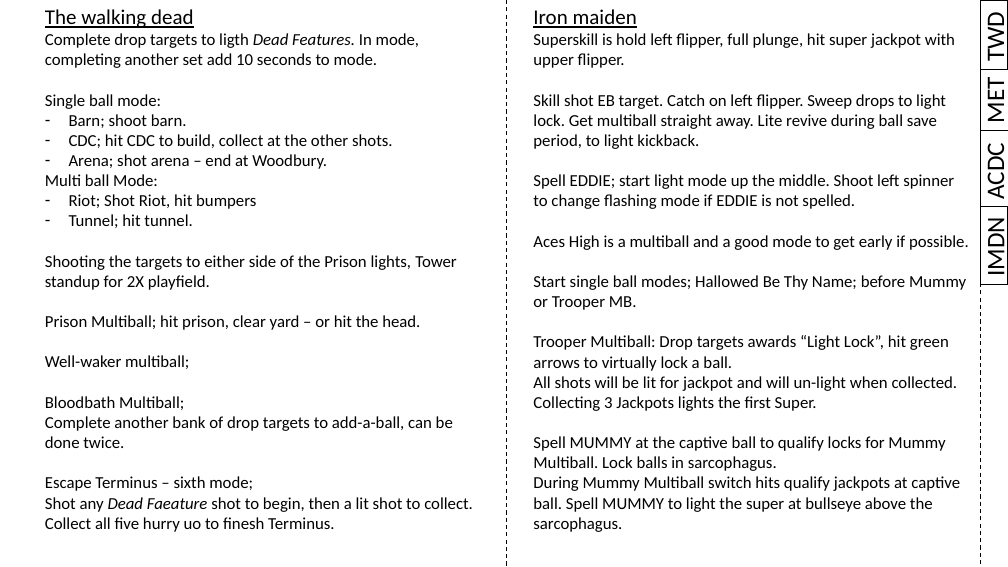
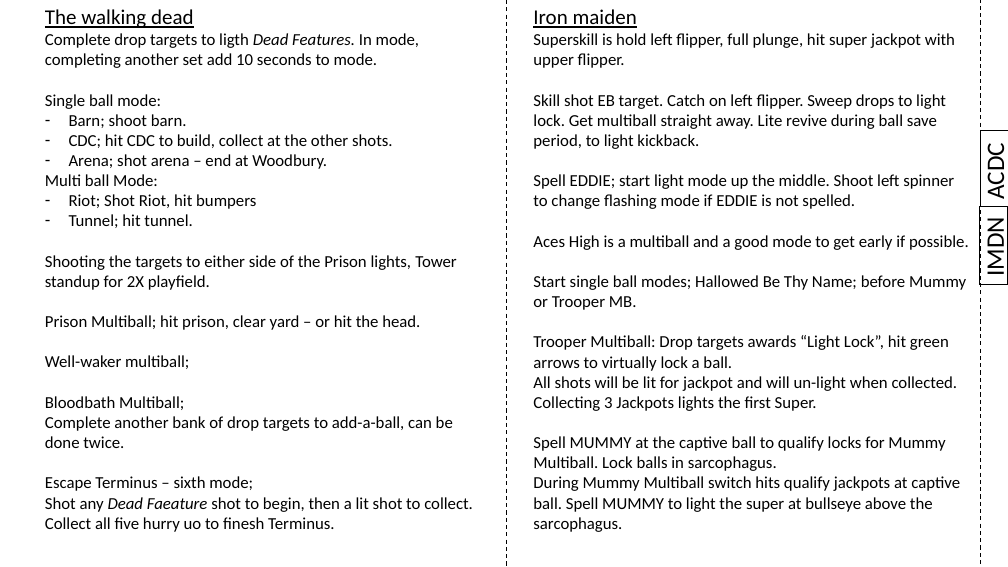
Before and after one commit to karstenbolge/PB, a slide deck: slide 2 of PB.pptx. Drawn at 1008x567 pixels with LibreOffice and Linux fonts; fonts in the diff are those of the drawing. Boxes give left, top, right and bottom in pixels: in the first picture for what was removed or moved away, otherwise in the second. Text is boxed around its words. In the diff, an @@ line names an element or a change of style, - is before the commit and + after.

```diff
--- a/PB.pptx
+++ b/PB.pptx
@@ rectangle removed at [980, 0, 1008, 69] @@
-TWD
@@ rectangle removed at [980, 70, 1008, 131] @@
-MET
```
Also in this commit, not shown: 2 other slides changed, 4 slides added, 6 slides removed.
